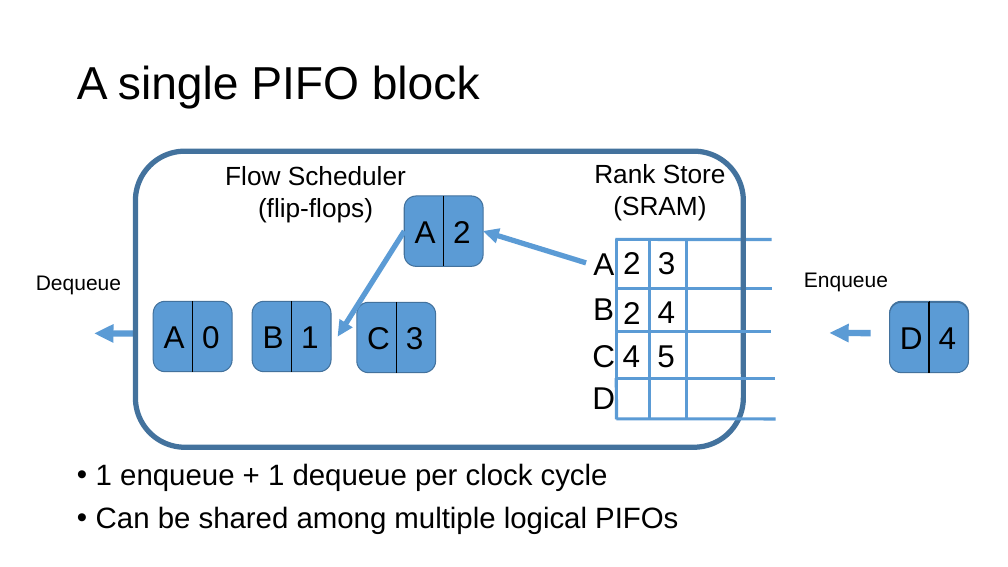
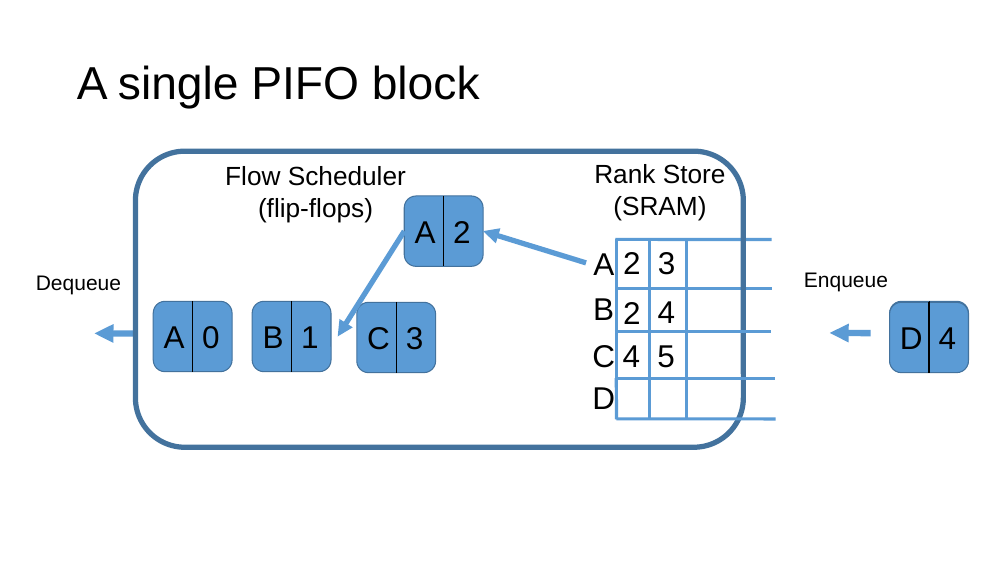
Before and after one commit to anirudhSK/pifo-domino-marple-ppts, a slide deck: slide 45 of combined_domino_pifo.pptx (slide 44 before the commit). Drawn at 1008x567 pixels with LibreOffice and Linux fonts; fonts in the diff are those of the drawing. Boxes give left, top, right and bottom in pixels: in the first picture for what was removed or moved away, otherwise in the second. Text is boxed around its words. In the diff, an @@ line names an element or a change of style, - is before the commit and + after.

```diff
--- a/combined_domino_pifo.pptx
+++ b/combined_domino_pifo.pptx
@@ text removed at (x1=96, y1=463, x2=678, y2=534) @@
-• 1 enqueue + 1 dequeue per clock cycle
-• Can be shared among multiple logical PIFOs
```
Also in this commit, not shown: 7 other slides changed, 1 slide added.
